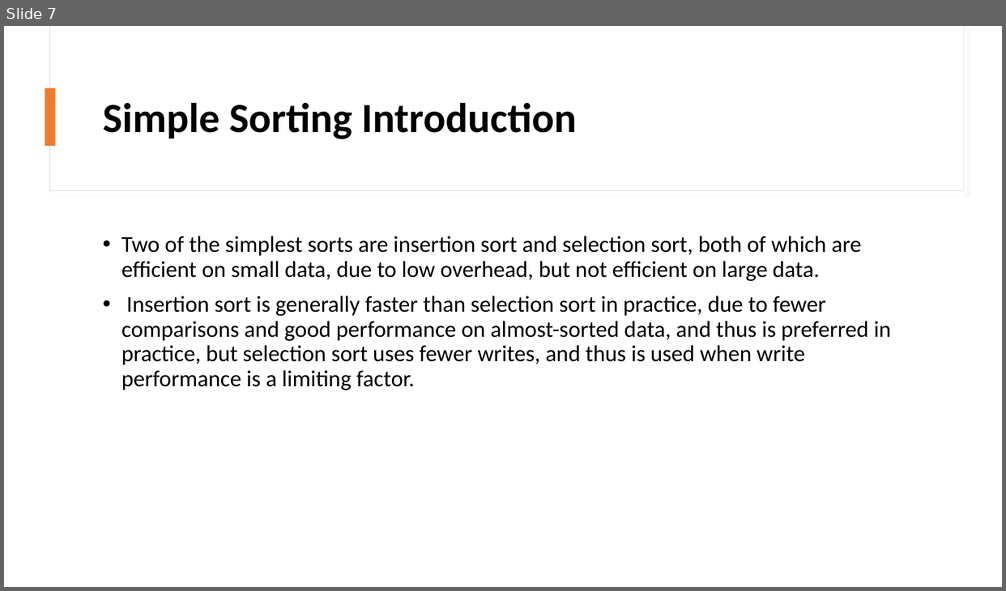
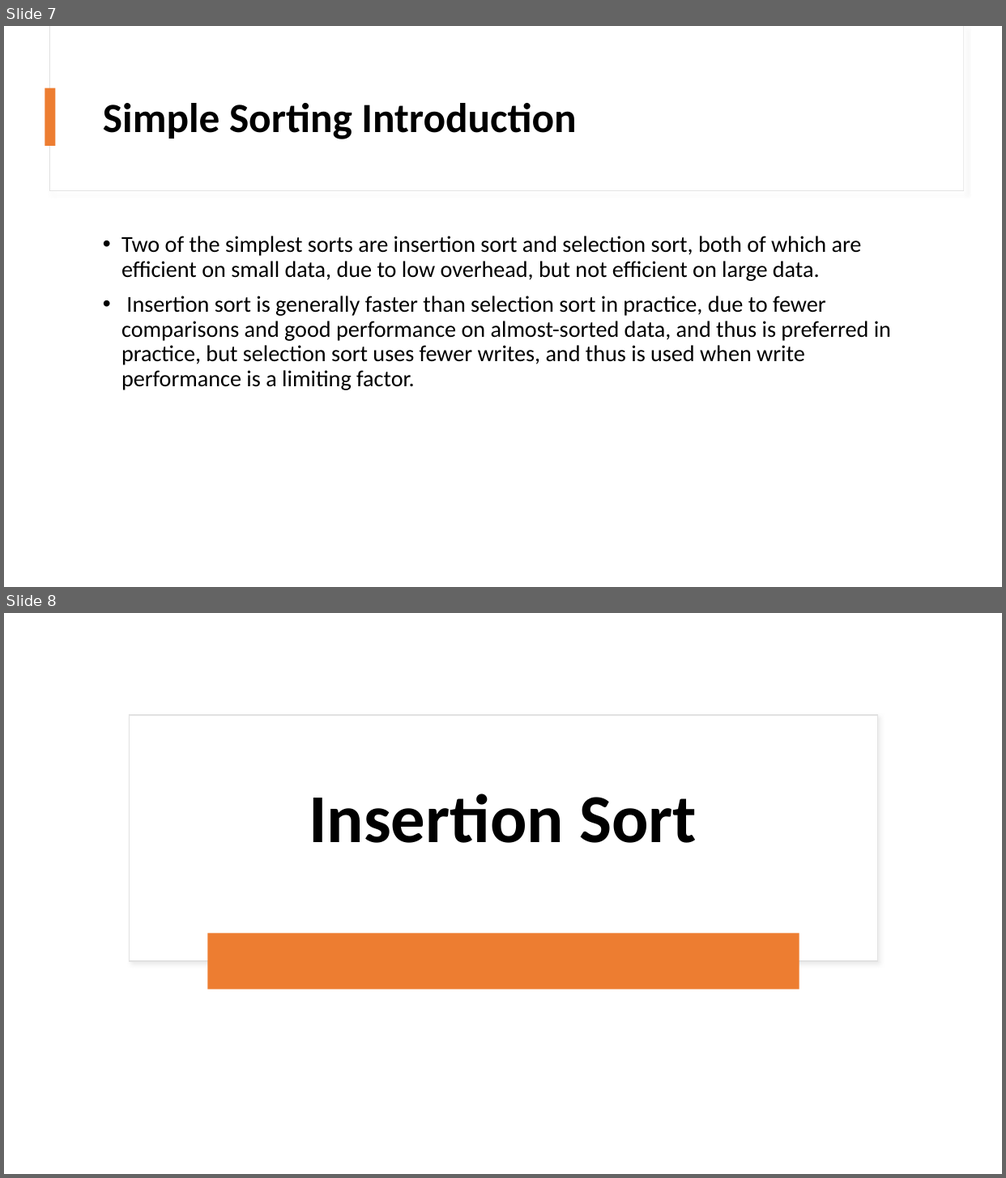
Before and after one commit to mohammednabwy/PowerPointTranslation, a slide deck: Files/DataStructureAndAlgorthimDesign.pptx. Shown one above the other, each under a label of ours: slide 7 before the commit, slides 7 and 8 after it. The pictures are 1006x591 and 1006x1178 pixels, drawn with LibreOffice and Linux fonts; fonts in the diff are those of the drawing. Boxes give left, top, right and bottom in pixels: in the first picture for what was removed or moved away, otherwise in the second. Text is boxed around its words. In the diff, an @@ line names an element or a change of style, - is before the commit and + after.

```diff
--- a/Files/DataStructureAndAlgorthimDesign.pptx
+++ b/Files/DataStructureAndAlgorthimDesign.pptx
@@ slide 8 added at <box>4,613,1002,1174</box>, background #FFFFFF @@
@@ rectangle added at <box>129,715,878,961</box>, fill #FFFFFF, outline #E1E1E1 1 pt @@
@@ title added at <box>309,794,697,843</box>, 66 pt, text #000000, bold @@
+Insertion Sort
@@ rounded rectangle added at <box>207,934,799,990</box>, fill #ED7D31 @@
```
Also in this commit, not shown: 32 other slides added, 5 other files.
